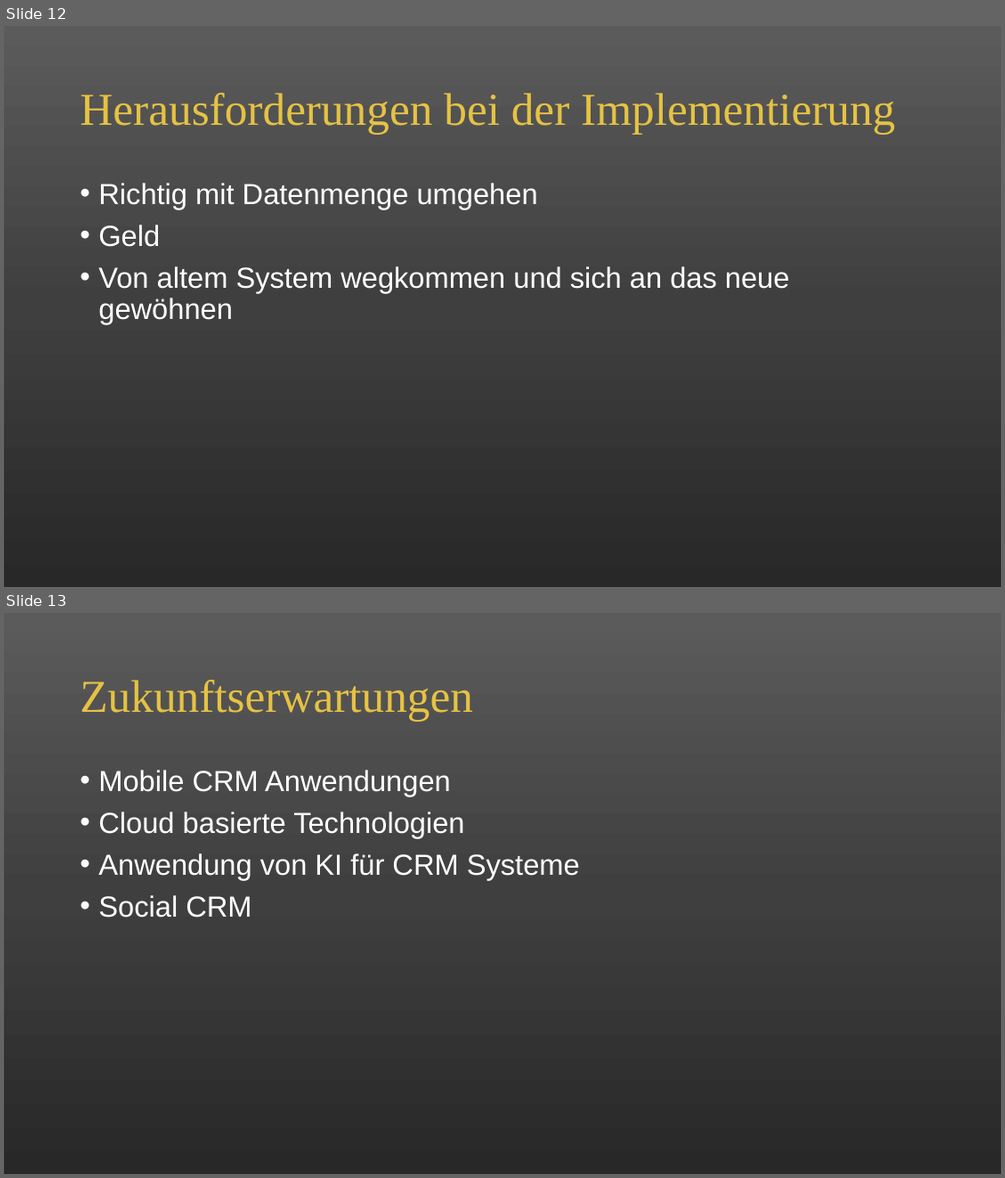
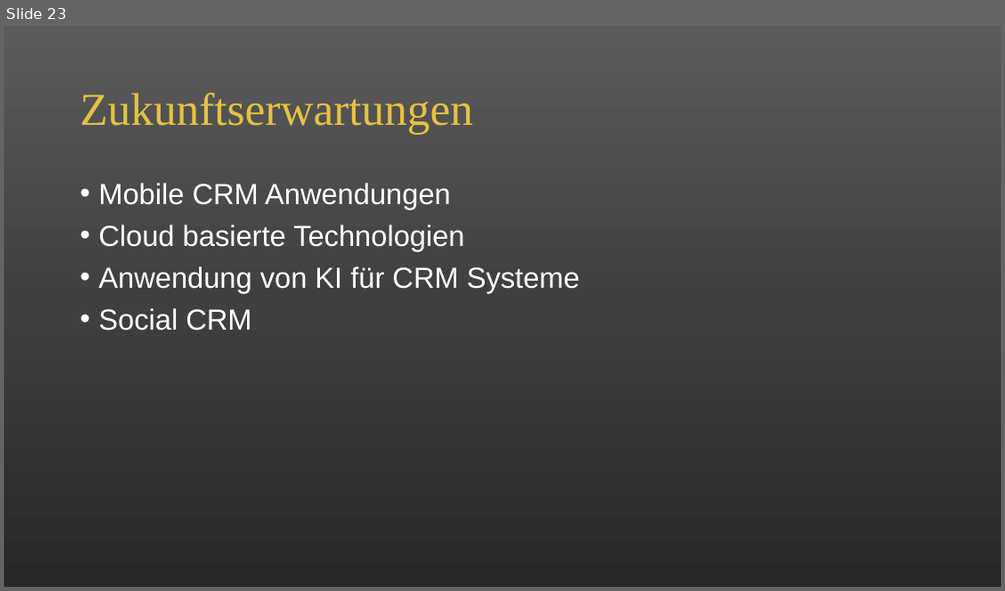
Before and after one commit to alicapr/CRM, a slide deck: CRM.pptx. Shown one above the other, each under a label of ours: slides 12 and 13 before the commit, slide 23 after it. The pictures are 1005x1178 and 1005x591 pixels, drawn with LibreOffice and Linux fonts; fonts in the diff are those of the drawing. Boxes give left, top, right and bottom in pixels: in the first picture for what was removed or moved away, otherwise in the second. Text is boxed around its words. In the diff, an @@ line names an element or a change of style, - is before the commit and + after.

```diff
--- a/CRM.pptx
+++ b/CRM.pptx
@@ slide 12 removed at (4, 26, 1001, 587), background gradient #5B5B5B to #404040 to #292929 @@
@@ title removed at (80, 93, 895, 134) @@
-Herausforderungen bei der Implementierung
@@ text removed at (98, 183, 790, 324) @@
-• Richtig mit Datenmenge umgehen
-• Geld
-• Von altem System wegkommen und sich an das neue gewöhnen
@@ what was slide 13 is now slide 23 @@
```
Also in this commit, not shown: 11 slides added.
